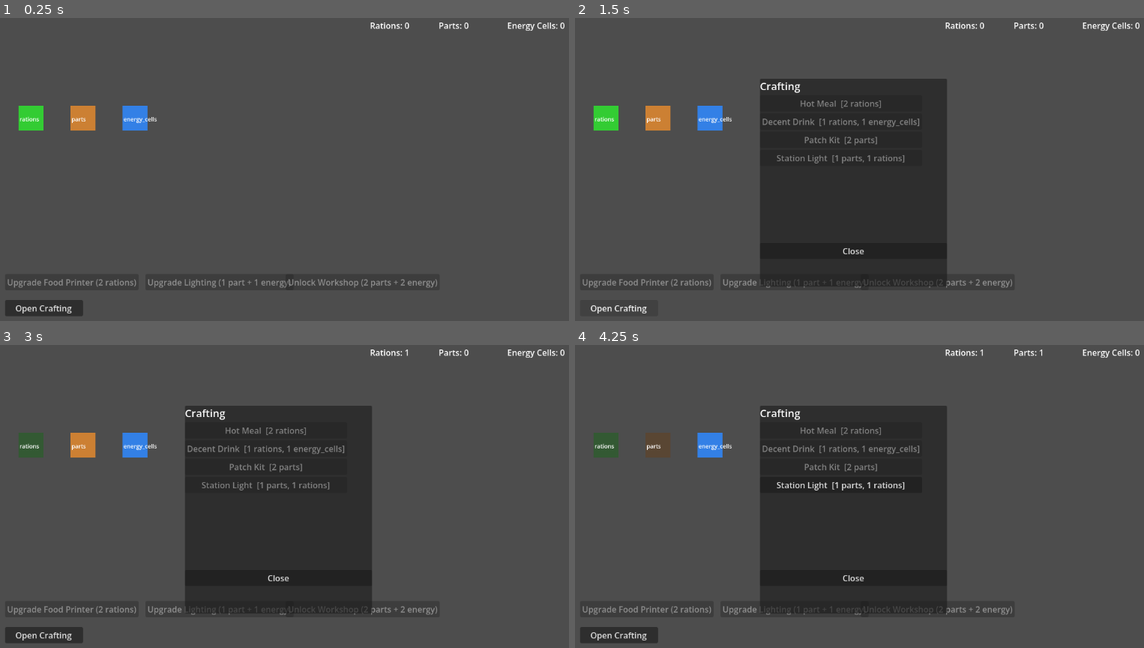
Above: before the commit, frames 1-4 (two rows, left to right).
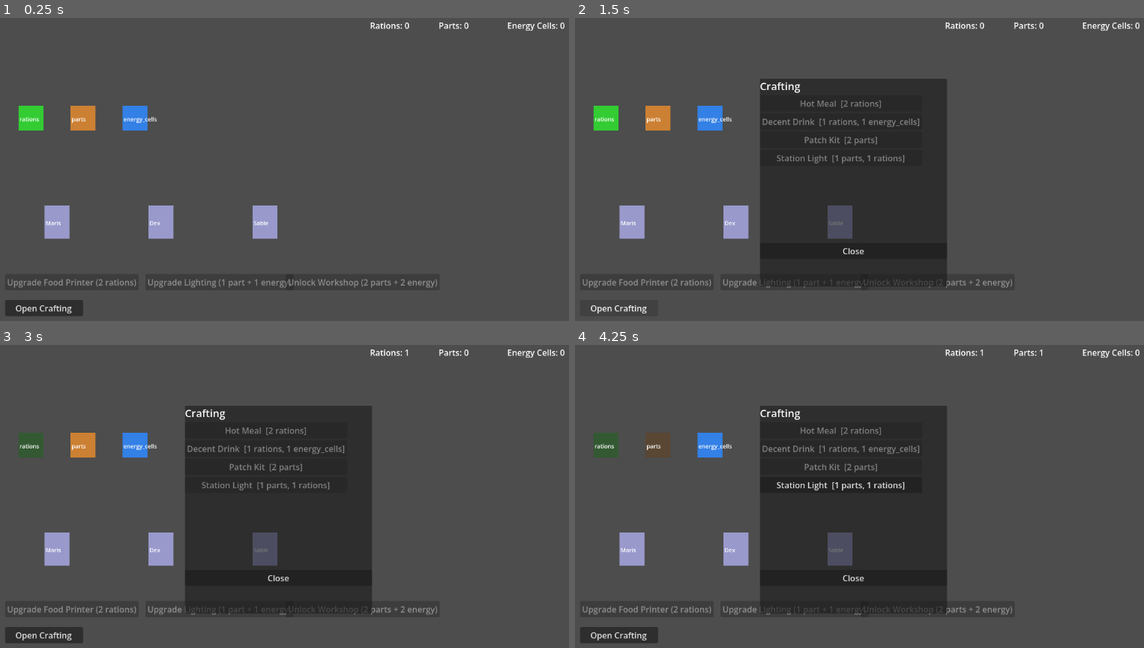
Above: after the commit, the same moments.

Repository: MatthieuGagne/outpost-nova
Game: Godot game, scene res://scenes/main.tscn
Two runs of this game, one before a commit and one after it. Both use one fixed random seed, a clock stepped at 60 frames per second and the inputs below.
Inputs (mouse positions are in pixels of both pictures, inside the frame that each line leads up to):
- Up to frame 1 (0.25 s): no input
- Up to frame 2 (1.5 s): click "Open Crafting" at 0.5 s; click "Open Crafting" at 1.25 s
- Up to frame 3 (3 s): click "Open Crafting" at 2 s; tap Enter at 2.75 s; drag from (28, 444) to (56, 548) at 2.77 s
- Up to frame 4 (4.25 s): tap Space at 3.5 s; drag from (660, 444) to (631, 548) at 3.52 s

The runs differ from the first frame. In frame 1, 1.5% of the frame differs, in the area x 7-49%, y 61-74%; in frame 2, 1.5%; in frame 3, 1.5%; in frame 4, 1.5%.

Commit message:
fix: draw colored placeholder rect on characters so they are visible

Diff:
--- a/scripts/characters/character.gd
+++ b/scripts/characters/character.gd
@@ -8,6 +8,10 @@
 func _ready() -> void:
 	add_to_group("characters")
 
+func _draw() -> void:
+	draw_rect(Rect2(-24, -32, 48, 64), Color(0.6, 0.6, 0.8))
+	draw_string(ThemeDB.fallback_font, Vector2(-22, 6), character_name, HORIZONTAL_ALIGNMENT_LEFT, -1, 11)
+
 func _input_event(_viewport, event, _shape_idx) -> void:
 	if event is InputEventMouseButton and event.pressed:
 		interaction_requested.emit(self)
